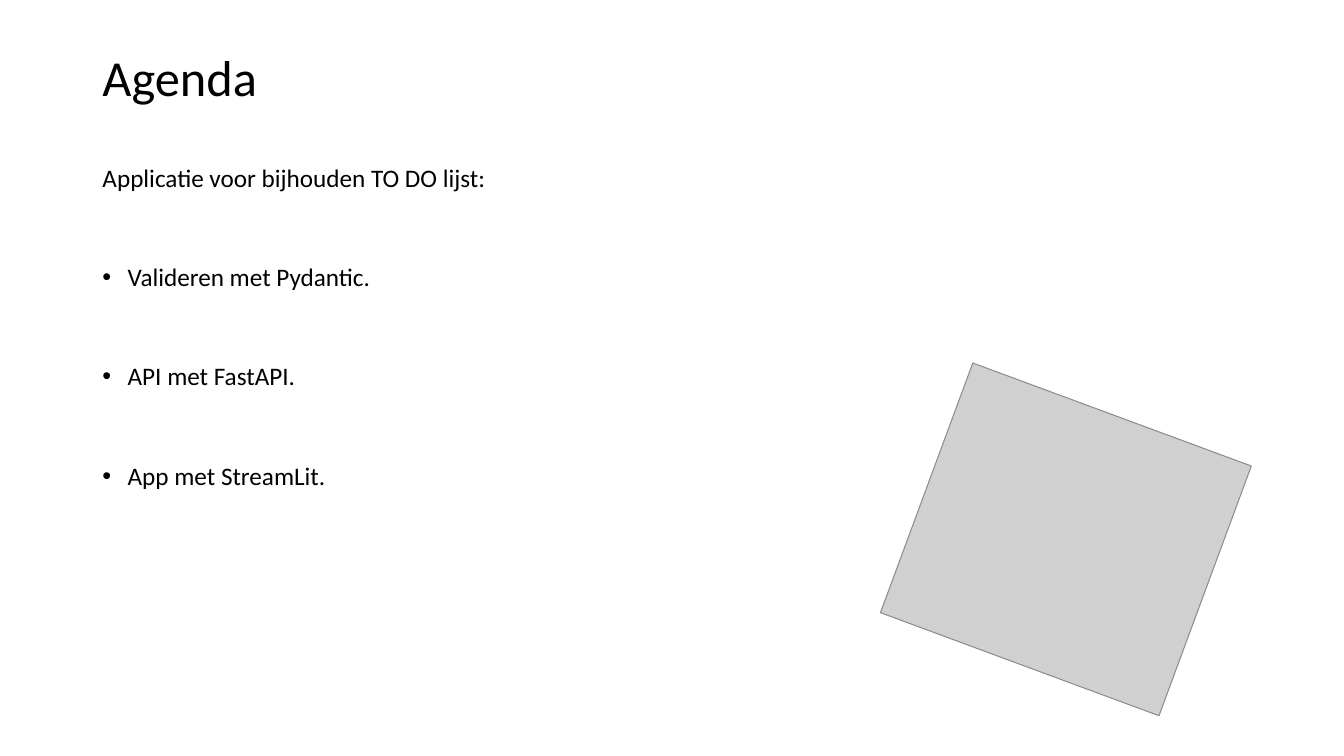
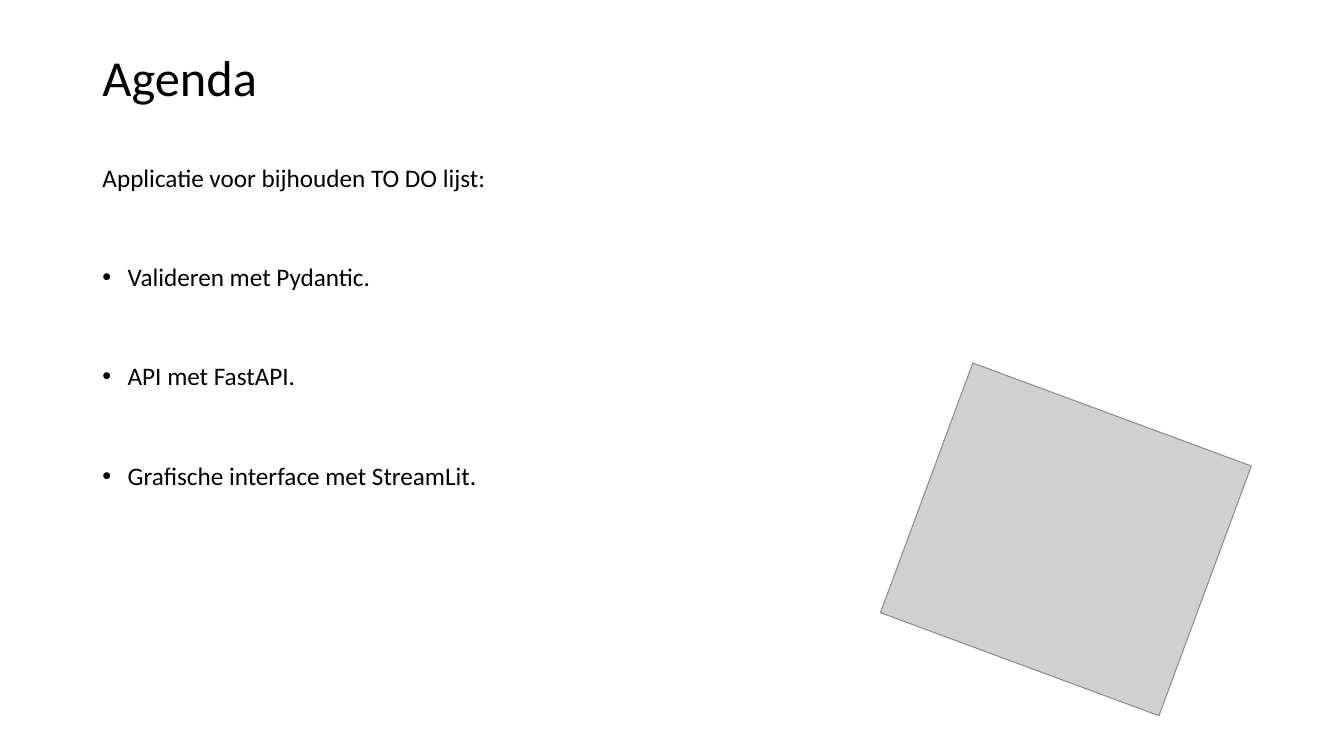
Before and after one commit to LFKoning/knowledge-sharing, a slide deck: slide 2 of python_course_4p/4_api_app/4_api_app.pptx. Drawn at 1344x756 pixels with LibreOffice and Linux fonts; fonts in the diff are those of the drawing; grey boxes stand for pictures. Boxes give left, top, right and bottom in pixels: in the first picture for what was removed or moved away, otherwise in the second. Text is boxed around its words. In the diff, an @@ line names an element or a change of style, - is before the commit and + after.

```diff
--- a/python_course_4p/4_api_app/4_api_app.pptx
+++ b/python_course_4p/4_api_app/4_api_app.pptx
@@ text at [128,467,476,486]: text changed @@
-• App met StreamLit.
+• Grafische interface met StreamLit.
```
Also in this commit, not shown: 10 other slides changed, 7 slides added, 1 slide removed, 11 other files.
